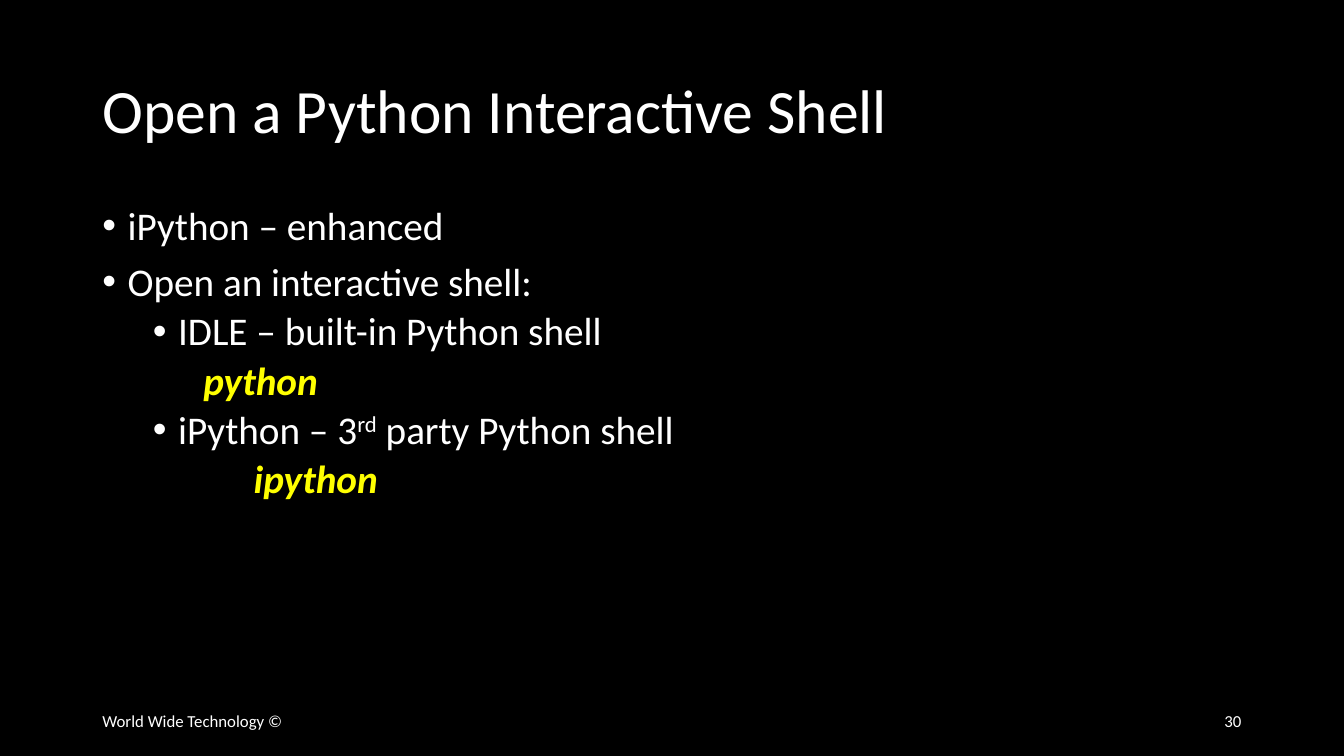
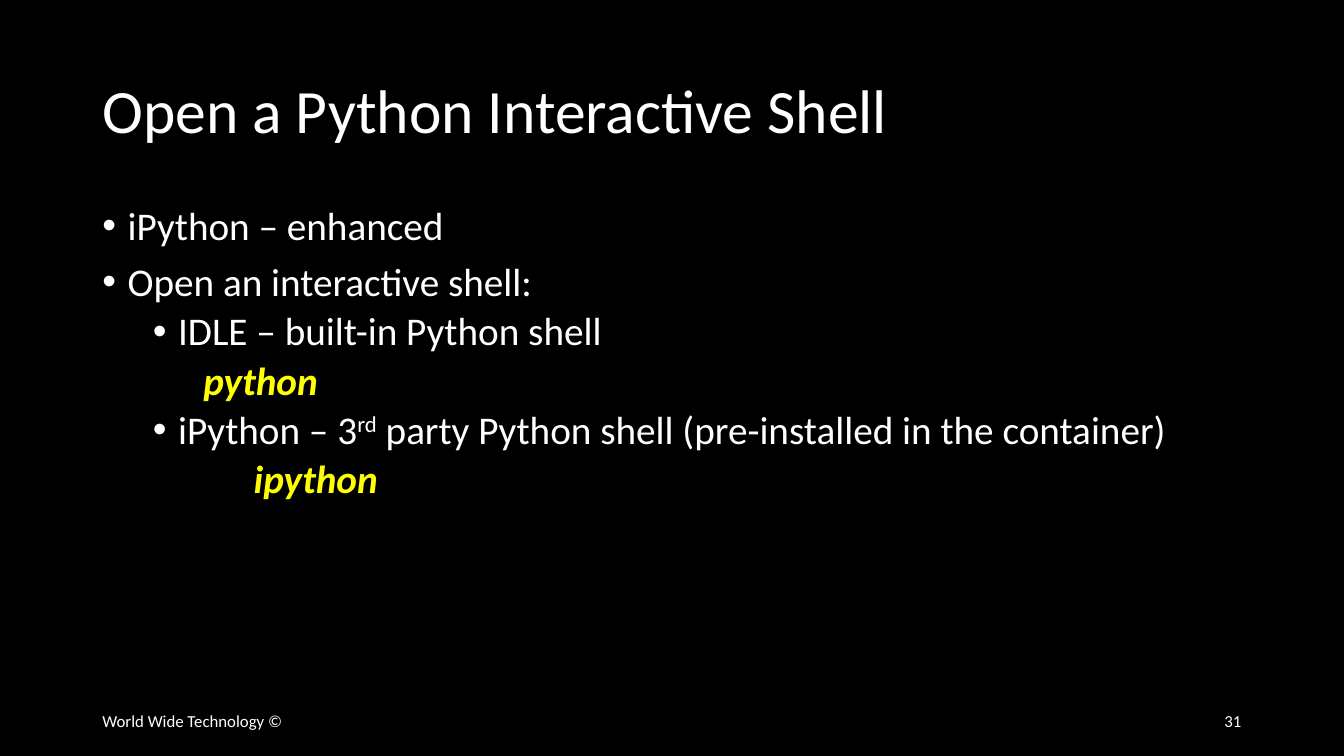
Before and after one commit to wwt/curl-requests-foundations, a slide deck: slide 31 of curl-requests-foundations.pptx (slide 30 before the commit). Drawn at 1344x756 pixels with LibreOffice and Linux fonts; fonts in the diff are those of the drawing. Boxes give left, top, right and bottom in pixels: in the first picture for what was removed or moved away, otherwise in the second. Text is boxed around its words. In the diff, an @@ line names an element or a change of style, - is before the commit and + after.

```diff
--- a/curl-requests-foundations.pptx
+++ b/curl-requests-foundations.pptx
@@ text at <box>178,415,1166,451</box>: text changed @@
-  • iPython – 3rd party Python shell
+  • iPython – 3rd party Python shell (pre-installed in the container)
@@ page number at <box>1224,716,1241,727</box>: text changed @@
-30
+31
```
Also in this commit, not shown: 2 other slides changed, 7 slides added.
